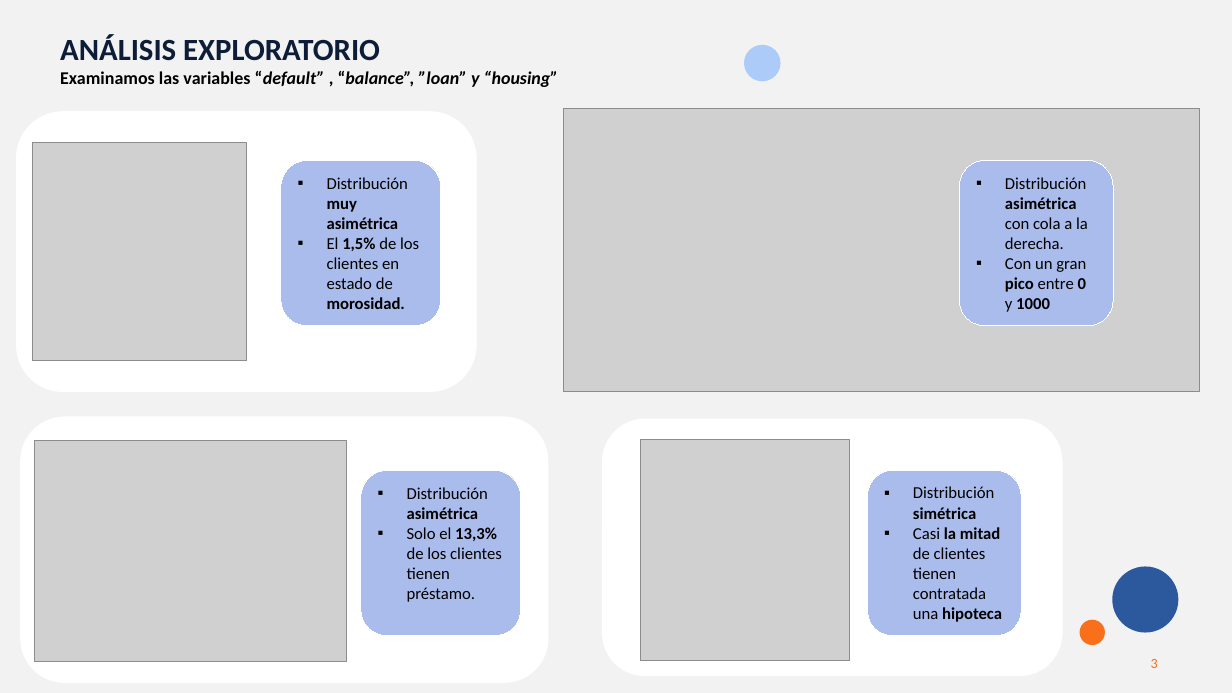
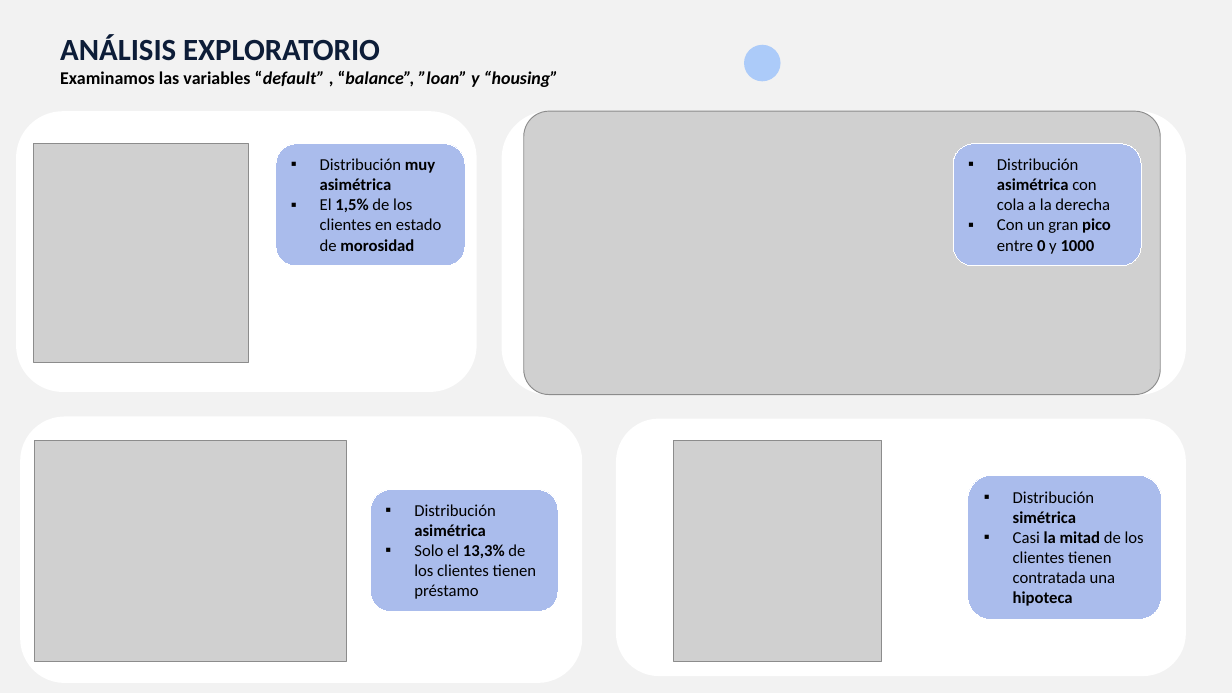
Before and after one commit to MarinaTorba/PersonalDataProrjects, a slide deck: slide 3 of Equip_B/results/S2_Presentacion_Finanzas.pptx. Drawn at 1232x693 pixels with LibreOffice and Linux fonts; fonts in the diff are those of the drawing; grey boxes stand for pictures. Boxes give left, top, right and bottom in pixels: in the first picture for what was removed or moved away, otherwise in the second. Text is boxed around its words. In the diff, an @@ line names an element or a change of style, - is before the commit and + after.

```diff
--- a/Equip_B/results/S2_Presentacion_Finanzas.pptx
+++ b/Equip_B/results/S2_Presentacion_Finanzas.pptx
@@ rounded rectangle added at [502, 111, 1187, 395], fill #FFFFFF @@
@@ picture: place and size @@
-picture at [564, 109, 1201, 393]
+picture at [524, 111, 1161, 395]
@@ rounded rectangle "Distribución muy asimétrica": place and size @@
-rounded rectangle "Distribución muy asimétrica" at [281, 160, 441, 325]
+rounded rectangle "Distribución muy asimétrica" at [275, 144, 465, 266]
@@ rounded rectangle "Distribución asimétrica con cola a ...": place and size @@
-rounded rectangle "Distribución asimétrica con cola a ..." at [959, 160, 1113, 325]
+rounded rectangle "Distribución asimétrica con cola a ..." at [953, 144, 1141, 266]
@@ text in rounded rectangle at [997, 158, 1110, 210]: text changed @@
-▪ Distribución asimétrica con cola a la derecha.
+▪ Distribución asimétrica con cola a la derecha
@@ text in rounded rectangle at [320, 198, 442, 251]: text changed @@
-▪ El 1,5% de los clientes en estado de morosidad.
+▪ El 1,5% de los clientes en estado de morosidad
@@ rounded rectangle: place and size @@
-rounded rectangle at [20, 417, 549, 683]
+rounded rectangle at [20, 417, 582, 683]
@@ rounded rectangle: place and size @@
-rounded rectangle at [603, 419, 1063, 677]
+rounded rectangle at [616, 419, 1187, 677]
@@ picture: place and size @@
-picture at [640, 439, 849, 660]
+picture at [674, 440, 883, 661]
@@ rounded rectangle "Distribución simétrica": place and size @@
-rounded rectangle "Distribución simétrica" at [868, 470, 1021, 636]
+rounded rectangle "Distribución simétrica" at [968, 475, 1162, 619]
@@ rounded rectangle "Distribución asimétrica": place and size @@
-rounded rectangle "Distribución asimétrica" at [360, 470, 520, 636]
+rounded rectangle "Distribución asimétrica" at [371, 490, 558, 612]
@@ text in rounded rectangle at [1013, 531, 1144, 606]: text changed @@
-▪ Casi la mitad de clientes tienen contratada una hipoteca
+▪ Casi la mitad de los clientes tienen contratada una hipoteca
@@ text in rounded rectangle at [414, 544, 536, 599]: text changed @@
-▪ Solo el 13,3% de los clientes tienen préstamo.
+▪ Solo el 13,3% de los clientes tienen préstamo
@@ ellipse removed at [1113, 567, 1179, 633] @@
@@ ellipse removed at [1080, 620, 1104, 645] @@
@@ page number removed at [1151, 659, 1158, 668] @@
-3
```
Also in this commit, not shown: 8 other slides changed.
